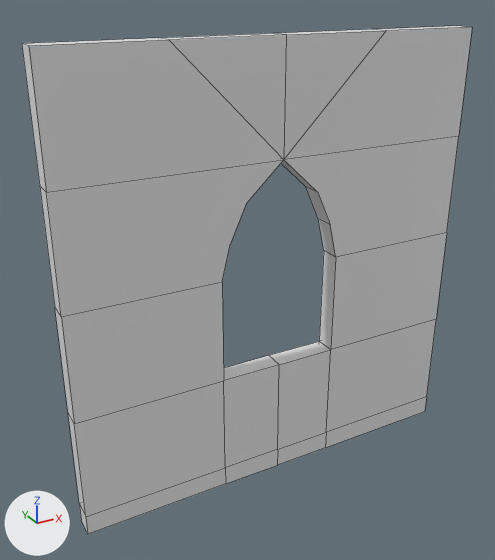
The Blender file Assets/Meshes/Church Window 4x4x0.2.blend: old version first, new version second.
Rendered twice from a 50 mm lens placed at (-1.04, -5.08, 4.4), pointed at (1.76, 0.01, 1.86). Lighting does not change. The marker at lower left points along +X, +Y and +Z. Mesh edges are drawn as thin lines.

Objects in the first picture: 'Church Window 4x4x0.2'.
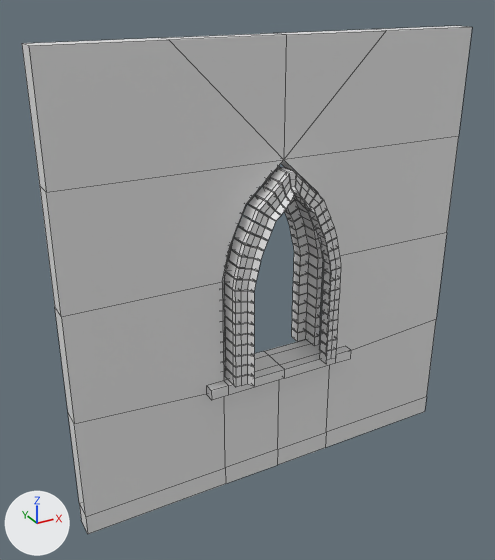
ob_beziercurve is not drawn itself; it is used by a modifier of ob_brick.

Pixel boxes (x1, y1, x2, y2) of what changed, in the pictures (495 x 560 px):
'Brick', added
    after: (222, 166, 341, 387)
part 1 of me_church_window_4x4x0_2, built on
    both: (62, 233, 447, 517)

The change, as a diff of the scene's bpy script:
```diff
--- a/Assets/Meshes/Church Window 4x4x0.2.blend.py
+++ b/Assets/Meshes/Church Window 4x4x0.2.blend.py
@@ me_church_window_4x4x0_2 @@
-me_church_window_4x4x0_2.from_pydata(...)  # 62 vertices, 60 faces; spans x 0.0..4.0, y -0.2..0.0, z -0.2..4.0
+me_church_window_4x4x0_2.from_pydata(...)  # 96 vertices, 94 faces; spans x 0.0..4.0, y -0.3..0.1, z -0.2..4.0
+# me_church_window_4x4x0_2 part 1
+# 14 faces are deleted
+# 6 new vertices lie (0.0, 0.0, 0.9) away from vertices in x 1.4..2.6, y -0.2..0.0, z 0.0
+# 6 new vertices lie (0.0, -0.1, 0.0) away from vertices in x 1.4..2.6, y -0.2, z 0.9..1.0
+# 6 new vertices lie (0.0, 0.1, 0.0) away from vertices in x 1.4..2.6, y 0.0, z 0.9..1.0
+# 8 new vertices lie (-0.18, 0.0, 0.0) away from vertices in x 1.4, y -0.3..0.1, z 0.9..1.0
+# 8 new vertices lie (0.18, 0.0, 0.0) away from vertices in x 2.6, y -0.3..0.1, z 0.9..1.0
+# 48 new faces join them
@@ me_vert @@
+me_vert.from_pydata([(0.0, -0.1, -0.1), (0.053, -0.1, -0.1), (0.053, -0.035, -0.1), (0.116, 0.0, -0.1), (0.0, 0.0, -0.1), (0.0, -0.1, 0.0), (0.053, -0.1, 0.0), (0.053, -0.035, 0.0), (0.116, 0.0, 0.0), (0.0, 0.0, 0.0), (0.0, -0.157, -0.1), (0.053, -0.157, -0.1), (0.0, -0.157, 0.0), (0.053, -0.157, 0.0), (-0.152, -0.1, 0.0), (-0.152, -0.1, -0.1), (-0.152, -0.157, 0.0), (-0.152, -0.157, -0.1)], [], [(0, 4, 3, 2, 1), (5, 6, 7, 8, 9), (0, 5, 9, 4), (4, 9, 8, 3), (2, 7, 6, 1), (3, 8, 7, 2), (6, 5, 12, 13), (11, 13, 12, 10), (1, 6, 13, 11), (0, 1, 11, 10), (12, 5, 14, 16), (14, 15, 17, 16), (10, 12, 16, 17), (5, 0, 15, 14), (0, 10, 17, 15)])
@@ cu_beziercurve @@
+cu_beziercurve = bpy.data.curves.new('BezierCurve', 'CURVE')
+cu_beziercurve.dimensions = '3D'
+_sp = cu_beziercurve.splines.new('BEZIER'); _sp.bezier_points.add(8)
+_sp.bezier_points.foreach_set('co', [1.2, 0.4, 0.0, 1.2, 0.4, 1.0, 1.12, 0.4, 1.333, 0.964, 0.4, 1.667, 0.6, 0.4, 2.0, 0.236, 0.4, 1.667, 0.08, 0.4, 1.333, 0.0, 0.4, 1.0, 0.0, 0.4, 0.0])
+_sp.bezier_points.foreach_set('handle_left', [1.2, 0.4, -1.0, 1.2, 0.4, 1.0, 1.12, 0.4, 1.333, 0.964, 0.4, 1.667, 0.6, 0.4, 2.0, 0.6, 0.4, 2.0, 0.236, 0.4, 1.667, 0.08, 0.4, 1.333, 0.0, 0.4, 0.5])
+_sp.bezier_points.foreach_set('handle_right', [1.2, 0.4, 1.0, 1.12, 0.4, 1.333, 0.964, 0.4, 1.667, 0.6, 0.4, 2.0, 0.236, 0.4, 1.667, 0.08, 0.4, 1.333, 0.0, 0.4, 1.0, 0.0, 0.4, 0.0, 0.0, 0.4, -1.0])
+_sp.bezier_points.foreach_set('tilt', [4.712, 4.712, 4.712, 4.712, 4.712, 4.712, 4.712, 4.712, 4.712])
+_sp.order_u = 0
+_sp.order_v = 0
+_sp.resolution_u = 1
+cu_beziercurve.use_path = True
+cu_beziercurve.use_path_clamp = True
+cu_beziercurve.use_stretch = True
+cu_beziercurve.use_deform_bounds = True
+cu_beziercurve.use_radius = False
+cu_beziercurve.bevel_resolution = 0
+cu_beziercurve.resolution_u = 1
+cu_beziercurve.fill_mode = 'FRONT'
@@ ob_brick @@
+ob_brick = bpy.data.objects.new('Brick', me_vert)  # modifiers ARRAY, CURVE, MIRROR
+ob_brick.location = (1.4, -0.1, 1.1)
@@ ob_beziercurve @@
+ob_beziercurve = bpy.data.objects.new('BezierCurve', cu_beziercurve)  # modifiers MIRROR, SUBSURF
+ob_beziercurve.location = (1.4, -0.3, 1.0)
```
